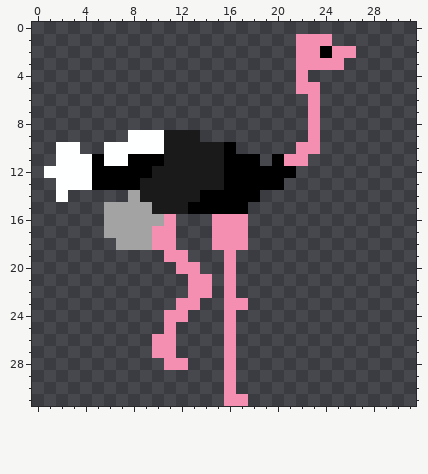
Edited in one commit: pixel-art sprite (Images/Player/Ostrich/player2.png). Above: the version before the commit.
The file is 32x32 pixels. Colours within 5 levels of each other are drawn and written as one.
And afterwards:
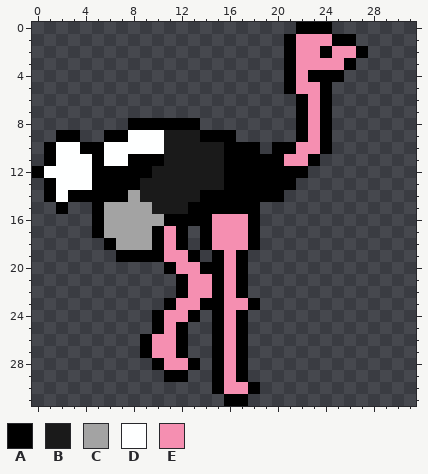
Palette (. is transparent): A #000000  B #1a1a1a  C #a3a3a3  D #feffff  E #f58fb1
Edits made:
y 0: x 22..24 ... -> AAA
y 1: x 21 . -> A; x 25..26 .. -> AA
y 2: x 21 . -> A; x 27 . -> A
y 3: x 21 . -> A; x 26 . -> A
y 4: x 21 . -> A; x 23..25 ... -> AAA
y 5: x 21 . -> A; x 24 . -> A
y 6..7: x 22 . -> A; x 24 . -> A
y 8: x 8..13 ...... -> AAAAAA; x 22 . -> A; x 24 . -> A
y 9: x 2..3 .. -> AA; x 6..7 .. -> AA; x 14..16 ... -> AAA; x 22 . -> A; x 24 . -> A
y 10: x 1 . -> A; x 4..5 .. -> AA; x 17..18 .. -> AA; x 20..21 .. -> AA; x 24 . -> A
y 11: x 1 . -> A; x 19 . -> A; x 23 . -> A
y 12: x 0 . -> A; x 22 . -> A
y 13: x 1 . -> A; x 21 . -> A
y 14: x 1 . -> A; x 3..7 ..... -> AAAAA; x 19..20 .. -> AA
y 15: x 2 . -> A; x 5 . -> A; x 18 . -> A
y 16: x 5 . -> A; x 11..14 E... -> AAAA; x 18 . -> A
y 17: x 5 . -> A; x 10 E -> A; x 12 . -> A; x 14 . -> A; x 18 . -> A
y 18: x 6 . -> A; x 10 E -> A; x 12 . -> A; x 14 . -> A; x 18 . -> A
y 19: x 7..10 .... -> AAAA; x 13 . -> A; x 15 . -> A; x 17 . -> A
y 20: x 11 . -> A; x 14..15 .. -> AA; x 17 . -> A
y 21..22: x 12 . -> A; x 15 . -> A; x 17 . -> A
y 23: x 11 . -> A; x 14..15 .. -> AA; x 18 . -> A
y 24: x 10 . -> A; x 13 . -> A; x 15 . -> A; x 17 . -> A
y 25: x 10 . -> A; x 12 . -> A; x 15 . -> A; x 17 . -> A
y 26..27: x 9 . -> A; x 12 . -> A; x 15 . -> A; x 17 . -> A
y 28: x 10 . -> A; x 13 . -> A; x 15 . -> A; x 17 . -> A
y 29: x 11..12 .. -> AA; x 15 . -> A; x 17 . -> A
y 30: x 15 . -> A; x 17..18 .. -> EA
y 31: x 16..17 EE -> AA
